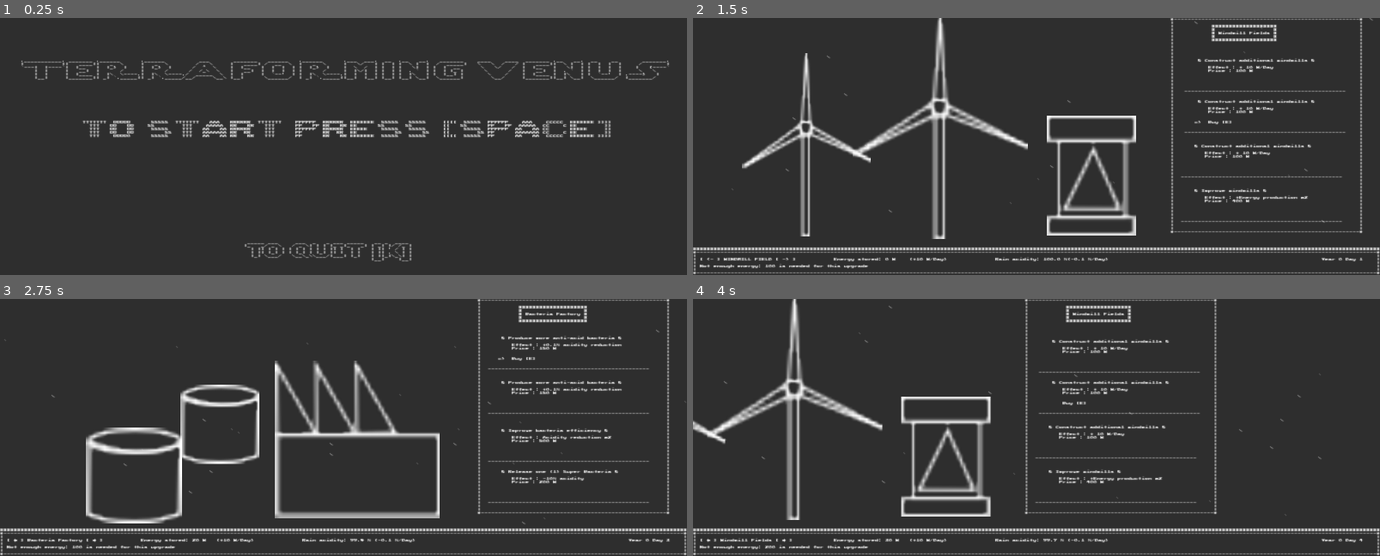
Above: before the commit, frames 1-4 (two rows, left to right).
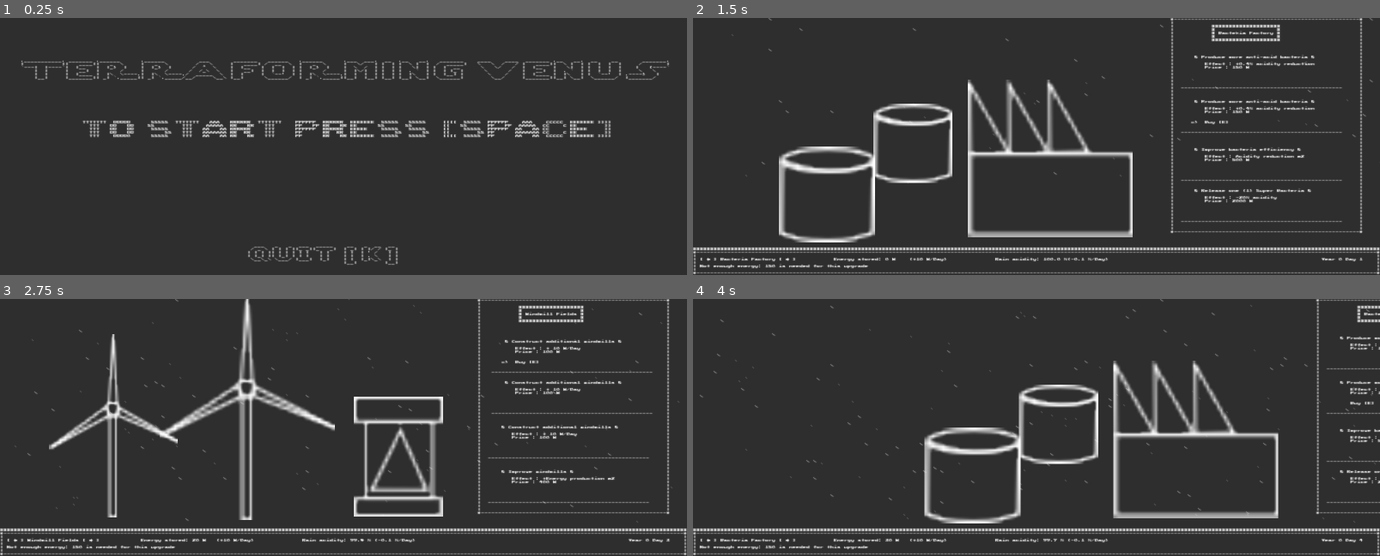
Above: after the commit, the same moments.

Repository: CreaJeu/terraforming-venus
Game: Godot game, scene res://scenes/main_menu.tscn
Same seed, same stepped clock (60 frames per second), same inputs: the game is played once before the commit and once after it.
Inputs:
- Up to frame 1 (0.25 s): no input
- Up to frame 2 (1.5 s): tap Enter (ui_accept) at 0.5, 0.77, 1.07 s; hold D (right) 0.53-1.28 s; hold Space (start, bound only after the commit) 0.53-1.28 s; tap E (ok) at 0.6 s; hold S (down) from 1.28 s (still down); tap Space (start, bound only after the commit) at 1.35 s
- Up to frame 3 (2.75 s): tap Enter (ui_accept) at 1.52, 1.55, 1.82 s; tap Space (start, bound only after the commit) at 2 s; release S (down) at 2.03 s; hold D (right) from 2.03 s (still down); hold Enter (ui_accept) from 2.03 s (still down); tap E (ok) at 2.3 s
- Up to frame 4 (4 s): release D (right) at 2.78 s; release Enter (ui_accept) at 2.78 s; hold Z (up) 2.78-3.53 s; tap E (ok) at 2.85 s; tap Enter (ui_accept) at 3.02, 3.32, 3.77, 3.8 s; tap Space (start, bound only after the commit) at 3.05 s; hold Q (left) from 3.53 s (still down); hold Space (start, bound only after the commit) from 3.53 s (still down)

The runs differ from the first frame. In frame 1, 0.5% of the frame differs, in the area x 35-60%, y 87-96%; in frame 2, 12%; in frame 3, 12%; in frame 4, 13%, in the area x 0-100%, y 0-97%.

Commit message:
victory ok

Diff:
--- a/project.godot
+++ b/project.godot
@@ -99,7 +99,12 @@
 "deadzone": 0.2,
 "events": [Object(InputEventKey,"resource_local_to_scene":false,"resource_name":"","device":-1,"window_id":0,"alt_press …(192 unchanged characters)…
 , Object(InputEventKey,"resource_local_to_scene":false,"resource_name":"","device":-1,"window_id":0,"alt_pressed":false …(181 unchanged characters)…
-, Object(InputEventKey,"resource_local_to_scene":false,"reso …(110 unchanged characters)… ressed":false,"pressed":false,"keycode":32,"physical_keycode":0,"key_label":0,"unicode":32,"location":0,"echo":false,"script":null)
+, Object(InputEventKey,"resource_local_to_scene":false,"reso …(110 unchanged characters)… ressed":false,"pressed":false,"keycode":4194309,"physical_keycode":0,"key_label":0,"unicode":0,"location":0,"echo":false,"script":null)
+]
+}
+start={
+"deadzone": 0.2,
+"events": [Object(InputEventKey,"resource_local_to_scene":false,"resource_name":"","device":-1,"window_id":0,"alt_pressed":false,"shift_pressed":false,"ctrl_pressed":false,"meta_pressed":false,"pressed":false,"keycode":32,"physical_keycode":0,"key_label":0,"unicode":32,"location":0,"echo":false,"script":null)
 , Object(InputEventKey,"resource_local_to_scene":false,"resource_name":"","device":-1,"window_id":0,"alt_pressed":false …(186 unchanged characters)…
 ]
 }
--- a/scenes/main.tscn
+++ b/scenes/main.tscn
@@ -5,6 +5,7 @@
 [ext_resource type="Texture2D" uid="uid://dry6i63t1elkt" path="res://assets/eolienne.svg" id="3_jyhfs"]
 [ext_resource type="PackedScene" uid="uid://hodjx1ojhhcg" path="res://scenes/barre_ui.tscn" id="3_tbgi4"]
 [ext_resource type="PackedScene" uid="uid://cwxythcsu30vk" path="res://scenes/upgrades/upgrade_more_windmills.tscn" id="3_tefeu"]
+[ext_resource type="LabelSettings" uid="uid://po5dxq7k46vm" path="res://godot_only/label_settings.tres" id="4_jbj1t"]
 [ext_resource type="PackedScene" uid="uid://uuimb4h1kpls" path="res://scenes/building.tscn" id="4_jyhfs"]
 [ext_resource type="PackedScene" uid="uid://dceryyv6hwq4t" path="res://scenes/upgrades/upgrade_better_windmills.tscn" id="4_o6xl0"]
 [ext_resource type="Texture2D" uid="uid://bt4l0txw36iug" path="res://assets/usine.svg" id="4_tbgi4"]
@@ -15,6 +16,8 @@
 [ext_resource type="PackedScene" uid="uid://bt75dqc0het1a" path="res://scenes/upgrades/upgrade_better_bacteria.tscn" id="10_jkv2x"]
 [ext_resource type="PackedScene" uid="uid://cagmf1j2ietoh" path="res://scenes/upgrades/upgrade_super_bacteria.tscn" id="11_jbj1t"]
 [ext_resource type="Texture2D" uid="uid://6mvb7vrvg6og" path="res://assets/bac_bacteries.svg" id="11_ya4ey"]
+[ext_resource type="Script" uid="uid://drse83ef45k4k" path="res://scripts/VictoryScreen.gd" id="15_dp3eg"]
+[ext_resource type="PackedScene" uid="uid://be8lu6sse7fpw" path="res://scenes/blink_label.tscn" id="16_muem4"]
 
 [node name="main_Node" type="Node" unique_id=767560022]
 
@@ -109,7 +112,7 @@
 
 [node name="applyer_Node" type="Node" parent="bacteria_factory/super_bacteria_upgrade" unique_id=1478645006]
 script = ExtResource("6_jkv2x")
-price = 200
+price = 2000
 
 [node name="Usine" type="Sprite2D" parent="bacteria_factory" unique_id=55223594]
 position = Vector2(104, 41)
@@ -124,13 +127,60 @@
 position = Vector2(39, 51.55)
 texture = ExtResource("11_ya4ey")
 
+[node name="victory_Node2D" type="Node2D" parent="." unique_id=1002013173]
+visible = false
+script = ExtResource("15_dp3eg")
+
+[node name="victory_Label" type="Label" parent="victory_Node2D" unique_id=696484945]
+offset_left = 19.0
+offset_top = 19.0
+offset_right = 124.0
+offset_bottom = 30.0
+text = "
+  oooooo     oooo  ooooo    .oooooo.   ooooooooooooo   .oooooo.    ooooooooo.   oooooo   oooo      .o.
+   `888.     .8'   `888'   d8P'  `Y8b  8'   888   `8  d8P'  `Y8b   `888   `Y88.  `888.   .8'       888
+    `888.   .8'     888   888               888      888      888   888   .d88'   `888. .8'        888
+     `888. .8'      888   888               888      888      888   888ooo88P'     `888.8'         Y8P
+      `888.8'       888   888               888      888      888   888`88b.        `888'          `8'
+       `888'        888   `88b    ooo       888      `88b    d88'   888  `88b.       888           .o.
+        `8'        o888o   `Y8bood8P'      o888o      `Y8bood8P'   o888o  o888o     o888o          Y8P
+                                                                                                         "
+label_settings = ExtResource("4_jbj1t")
+
+[node name="restart_Label" type="Label" parent="victory_Node2D" unique_id=1565955061]
+offset_left = 23.0
+offset_top = 48.0
+offset_right = 120.0
+offset_bottom = 56.0
+text = "
+   ____   _____  ____  _____   _     ____  _____    __   ____   ____    _     ____  _____   __
+  |  _ \\ | ____|/ ___||_   _| / \\   |  _ \\|_   _|  | _| / ___| |  _ \\  / \\   / ___|| ____| |_ |
+  | |_) ||  _|  \\___ \\  | |  / _ \\  | |_) | | |    | |  \\___ \\ | |_) |/ _ \\ | |    |  _|    | |
+  |  _ < | |___  ___) | | | / ___ \\ |  _ <  | |    | |   ___) ||  __// ___ \\| |___ | |___   | |
+  |_| \\_\\|_____||____/  |_|/_/   \\_\\|_| \\_\\ |_|    | |  |____/ |_|  /_/   \\_\\\\____||_____|  | |
+                                                   |__|                                    |__|
+                                                                                                 "
+label_settings = ExtResource("4_jbj1t")
+
+[node name="BlinkLabel" parent="victory_Node2D/restart_Label" unique_id=1665782607 instance=ExtResource("16_muem4")]
+
+[node name="Quit_Label" type="Label" parent="victory_Node2D" unique_id=2049975912]
+offset_left = 46.0
+offset_top = 58.0
+offset_right = 96.0
+offset_bottom = 66.0
+text = "
+    ___   _   _  ___  _____    __   _  __  __
+   / _ \\ | | | ||_ _||_   _|  | _| | |/ / |_ |
+  | | | || | | | | |   | |    | |  | ' /   | |
+  | |_| || |_| | | |   | |    | |  | . \\   | |
+   \\__\\_\\ \\___/ |___|  |_|    | |  |_|\\_\\  | |
+                              |__|        |__|
+                                                "
+label_settings = ExtResource("4_jbj1t")
+
 [node name="gameState_Node" type="Node" parent="." unique_id=2142190266 node_paths=PackedStringArray("all_buildings", "camera", "ui_bar")]
 script = ExtResource("2_sugp2")
 all_buildings = [NodePath("../Windmills"), NodePath("../bacteria_factory")]
 camera = NodePath("../Camera2D")
 ui_bar = NodePath("../Camera2D/ui_bar")
-
-[node name="startCooldown_Timer" type="Timer" parent="." unique_id=72031176]
-wait_time = 0.119
-one_shot = true
-autostart = true
--- a/scenes/main_menu.tscn
+++ b/scenes/main_menu.tscn
@@ -41,12 +41,14 @@
 offset_top = 65.0
 offset_right = 120.0
 offset_bottom = 71.0
-text = "  _____ ___     ___  _   _ ___ _____   __ _  ____
- |_   _/ _ \\   / _ \\| | | |_ _|_   _| | _| |/ /_ |
-   | || | | | | | | | | | || |  | |   | || ' / | |
-   | || |_| | | |_| | |_| || |  | |   | || . \\ | |
-   |_| \\___/   \\__\\_\\\\___/|___| |_|   | ||_|\\_\\| |
-                                      |__|    |__|"
+text = "
+    ___   _   _  ___  _____    __   _  __  __
+   / _ \\ | | | ||_ _||_   _|  | _| | |/ / |_ |
+  | | | || | | | | |   | |    | |  | ' /   | |
+  | |_| || |_| | | |   | |    | |  | . \\   | |
+   \\__\\_\\ \\___/ |___|  |_|    | |  |_|\\_\\  | |
+                              |__|        |__|
+                                                "
 label_settings = ExtResource("1_l6cm7")
 
 [node name="MenuCamera_Camera2D" type="Camera2D" parent="." unique_id=1356524813]
--- a/scenes/upgrades/upgrade_more_bacteria.tscn
+++ b/scenes/upgrades/upgrade_more_bacteria.tscn
@@ -19,7 +19,7 @@
 offset_top = 2.0
 offset_right = 42.0
 offset_bottom = 3.0
-text = "   Effect : +0.1% acidity reduction"
+text = "   Effect : +0.4% acidity reduction"
 label_settings = ExtResource("2_g3dul")
 
 [node name="price_Label" type="Label" parent="." unique_id=547317410]
--- a/scenes/upgrades/upgrade_super_bacteria.tscn
+++ b/scenes/upgrades/upgrade_super_bacteria.tscn
@@ -19,7 +19,7 @@
 offset_top = 2.0
 offset_right = 42.0
 offset_bottom = 3.0
-text = "   Effect : -10% acidity"
+text = "   Effect : -20% acidity"
 label_settings = ExtResource("2_ob2n2")
 
 [node name="price_Label" type="Label" parent="." unique_id=547317410]
@@ -27,7 +27,7 @@
 offset_top = 3.0
 offset_right = 22.0
 offset_bottom = 4.0
-text = "   Price : 200 W"
+text = "   Price : 2000 W"
 label_settings = ExtResource("2_ob2n2")
 
 [node name="buy_Label" type="Label" parent="." unique_id=859475095]
--- /dev/null
+++ b/scripts/VictoryScreen.gd
@@ -0,0 +1,5 @@
+extends Node2D
+
+
+func _process(_delta: float) -> void:
+	position = $"../Camera2D".position
--- a/scripts/game_state.gd
+++ b/scripts/game_state.gd
@@ -13,9 +13,11 @@
 
 var time_passed: float
 var current_day: int = 1
+var playing: bool = true
 
 func _ready() -> void:
 	$"../Camera2D".make_current()
+	#$"../victory_Node2D".hide()
 	set_ui()
 
 func set_ui():
@@ -47,21 +49,25 @@
 func remove_acidity(removed_acidity: float):
 	toxicity -= removed_acidity
 	if toxicity < 0:
-		_end_game()
+		toxicity = 0
+		_on_victory()
 	ui_bar.update_acidity_level_label(toxicity)
 
 func set_acidity_change(new_acidity_change: float):
 	toxicity_reduction = new_acidity_change
 	ui_bar.update_acidity_change_label(toxicity_reduction)
 
+func _on_victory():
+	playing = false
+	$"../victory_Node2D".show()
+
 func _end_game():
 	#get_tree().change_scene_to_file("res://scenes/main_menu.tscn")
-	queue_free()
 	var other_path = "res://scenes/main_menu.tscn"
 	var other_packed: PackedScene = load(other_path)
-	var other_scene:Node = other_packed.instantiate()
-	get_node("..").add_child(other_scene)
-	# TODO: end game scene
+	var other_scene: Node = other_packed.instantiate()
+	get_node("../..").add_child(other_scene)
+	$"..".queue_free()
 
 func _on_day_timeout():
 	time_passed = 0
@@ -75,14 +81,16 @@
 	ui_bar.set_message(message)
 
 func _process(delta: float) -> void:
-	if(!$"../startCooldown_Timer".is_stopped()):
-		return
-	time_passed += delta
-	if time_passed > day_duration:
-		_on_day_timeout()
+	if(playing):
+		time_passed += delta
+		if time_passed > day_duration:
+			_on_day_timeout()
 
-	if(Input.is_action_just_pressed("ok")):
-		all_buildings[selected_building].applySelectedUpgrade()
+	if(Input.is_action_just_pressed("ok") && playing):
+			all_buildings[selected_building].applySelectedUpgrade()
+	if(Input.is_action_just_pressed("start") && !playing):
+			#victory screen
+			_end_game()
 	if(Input.is_action_just_pressed("left")):
 		selected_building -= 1
 		if(selected_building < 0):
--- a/scripts/main_menu.gd
+++ b/scripts/main_menu.gd
@@ -1,7 +1,7 @@
 extends Node2D
 
 func _input(event):
-	if event.is_action_pressed("ui_accept"):
+	if event.is_action_pressed("start"):
 		load_main_scene()
 	if event.is_action_pressed("exit"):
 		quit_game()
@@ -11,11 +11,11 @@
 
 func load_main_scene():
 	#get_tree().change_scene_to_file("res://scenes/main.tscn")
-	queue_free()
 	var other_path = "res://scenes/main.tscn"
 	var other_packed: PackedScene = load(other_path)
 	var other_scene:Node = other_packed.instantiate()
 	get_node("..").add_child(other_scene)
+	queue_free()
 
 func quit_game():
 	get_tree().quit()
--- a/scripts/rain_particle.gd
+++ b/scripts/rain_particle.gd
@@ -9,8 +9,8 @@
 	if particle_type == 1:
 		text = "`"
 
-func _process(_delta: float) -> void:
-	position.y += 2
-	position.x += 2
+func _process(delta: float) -> void:
+	position.y += 20 * delta
+	position.x += 20 * delta
 	if position.y > get_viewport().get_visible_rect().size.y - 10:
 		self.queue_free()
--- a/scripts/upgrades/produce_more_bacteria.gd
+++ b/scripts/upgrades/produce_more_bacteria.gd
@@ -1,6 +1,6 @@
 extends Node2D
 
-@export var bacteria_reduction_improvement: float = 0.1
+@export var bacteria_reduction_improvement: float = 0.4
 @export var selected: bool = false
 @export var gamestate: GameState
 
--- a/scripts/upgrades/super_bacteria.gd
+++ b/scripts/upgrades/super_bacteria.gd
@@ -1,6 +1,6 @@
 extends Node2D
 
-@export var acidity_reduction: int = 10
+@export var acidity_reduction: int = 20
 @export var selected: bool = false
 @export var gamestate: GameState
 
Not shown: 1 places in scenes/main_menu.tscn that only renumber resources
Not shown, added: scripts/VictoryScreen.gd.uid
Not shown, changed: cluige_only/GameState.c
Not shown, changed: cluige_only/GameState.h
Not shown, changed: cluige_only/MainMenu.c
Not shown, changed: cluige_only/ProduceMoreBacteria.c
Not shown, changed: cluige_only/Rain.c
Not shown, changed: cluige_only/RainParticle.c
Not shown, changed: cluige_only/SuperBacteria.c
Not shown, added: cluige_only/VictoryScreen.c
Not shown, added: cluige_only/VictoryScreen.h
Not shown, changed: cluige_only/main_terraform.c
(and 1 more such lines)
